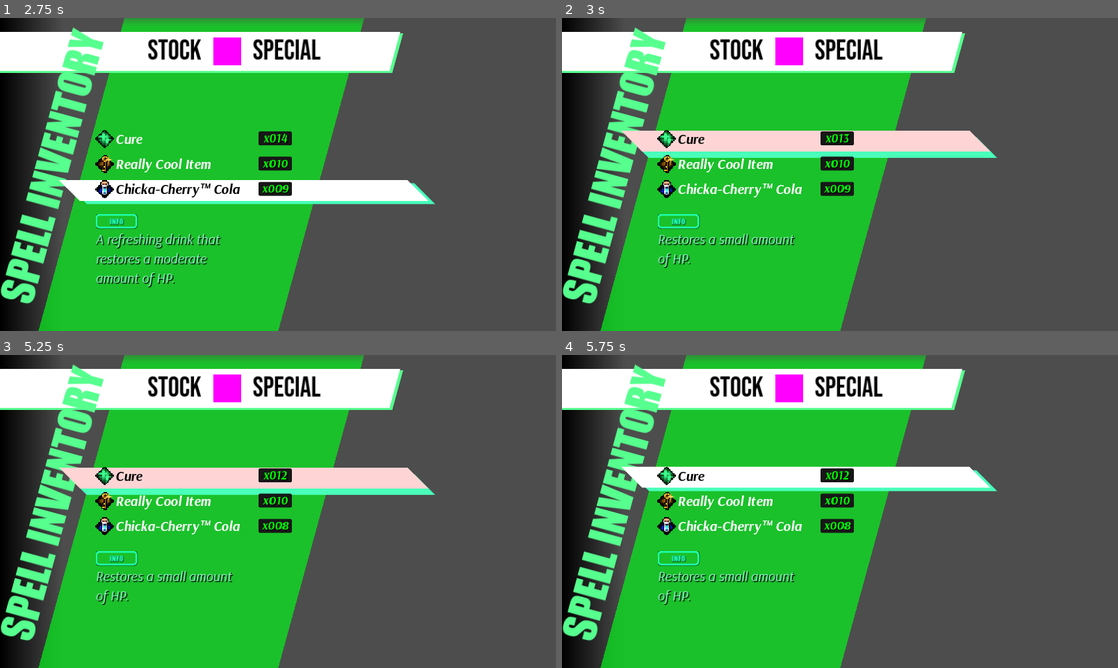
Above: before the commit, frames 1-4 (two rows, left to right).
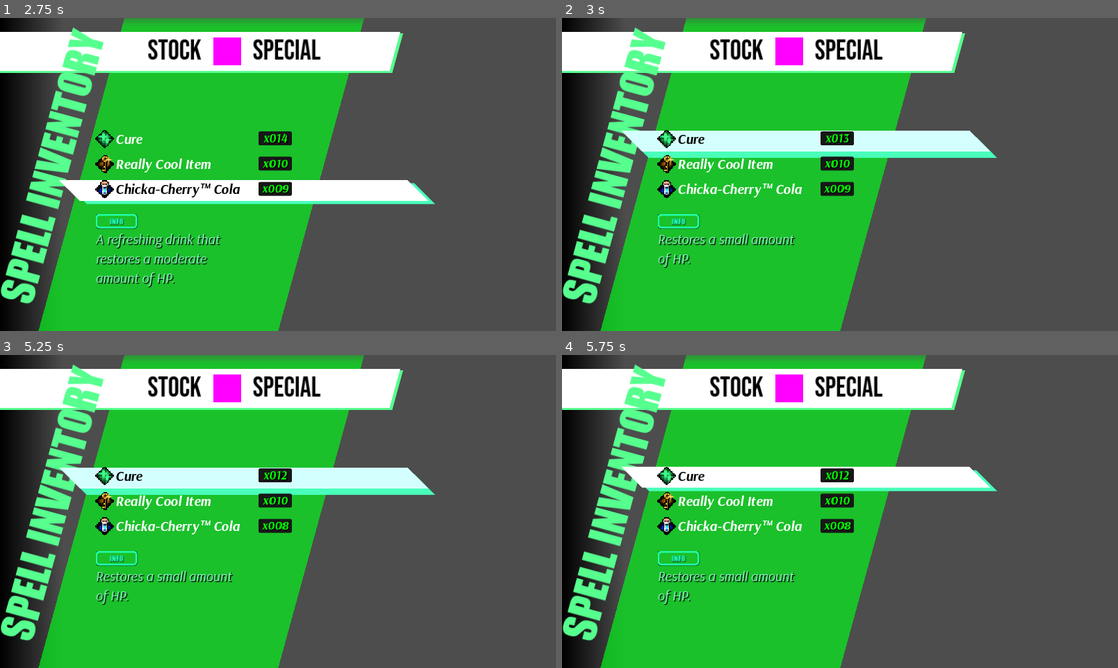
Above: after the commit, the same moments.

Repository: btarg/GodotRPG
Game: Godot game, scene res://Assets/ui.tscn
Same seed, same stepped clock (60 frames per second), same inputs: the game is played once before the commit and once after it.
Inputs:
- Up to frame 1 (2.75 s): click "Cure" at 0.5 s; click "Really Cool Item" at 1.25 s; click "Chicka-Cherry™️ Cola" at 2 s
- Up to frame 2 (3 s): click "Cure" at 2.75 s
- Up to frame 3 (5.25 s): click "Really Cool Item" at 3.5 s; click "Chicka-Cherry™️ Cola" at 4.25 s; click "Cure" at 5 s
- Up to frame 4 (5.75 s): no input

Frame 1 is identical in both runs. In frame 2, 3.7% of the frame differs, in the area x 10-77%, y 36-43%; in frame 3, 3.7%; in frame 4, less than 0.1%.

Commit message:
more spell item experiments

Diff:
--- a/Assets/InventoryMenuManager.gd
+++ b/Assets/InventoryMenuManager.gd
@@ -30,7 +30,6 @@
 @onready var click_sound := $click_sound as AudioStreamPlayer
 @onready var denied_sound := $denied_sound as AudioStreamPlayer
 @onready var inventory_use_sound := $inventory_use_sound as AudioStreamPlayer
-
 
 
 func _ready() -> void:
@@ -177,41 +176,40 @@
 
     var status := item.use()
 
-    var success := false
-    var sound := denied_sound
-
+    var use_success := false
+    var remove := true
     match status:
         BaseInventoryItem.UseStatus.CONSUMED_HP, BaseInventoryItem.UseStatus.CONSUMED_MP:
             print("Item consumed")
-            item_inventory.remove_item(item_id, 1)
-            inventory_use_sound.set_stream(item.get_use_sound())
-            inventory_use_sound.play()
-            success = true
+            use_success = true
         BaseInventoryItem.UseStatus.CANNOT_USE:
             print("Item cannot be used")
+            remove = false
         BaseInventoryItem.UseStatus.EQUIPPED:
             print("Item equipped")
-            sound = click_sound
-            success = true
+            use_success = true
+            remove = false
         BaseInventoryItem.UseStatus.SPELL_CRIT_FAIL:
             print("CRIT FAIL!")
-            item_inventory.remove_item(item_id, 1)
+            use_success = true
         BaseInventoryItem.UseStatus.SPELL_FAIL:
             print("FAIL!")
-            item_inventory.remove_item(item_id, 1)
+            use_success = true
         BaseInventoryItem.UseStatus.SPELL_SUCCESS:
             print("SUCCESS!")
-            sound = click_sound
-            item_inventory.remove_item(item_id, 1)
-            success = true
+            use_success = true
         BaseInventoryItem.UseStatus.SPELL_CRIT_SUCCESS:
             print("CRIT SUCCESS!")
-            sound = click_sound
-            item_inventory.remove_item(item_id, 1)
-            success = true
-
-    sound.play()
-    _flash_select_panel(success)
+            use_success = true
+
+    if remove == true:
+        item_inventory.remove_item(item_id, 1)
+    if use_success == true:
+        inventory_use_sound.set_stream(item.get_use_sound())
+        inventory_use_sound.play()
+    else:
+        denied_sound.play()
+    _flash_select_panel(use_success)
 
 func _flash_select_panel(success: bool = true) -> void:
     if success:
--- a/Scripts/Inventory/Item.gd
+++ b/Scripts/Inventory/Item.gd
@@ -37,23 +37,23 @@
     self.max_stack = _max_stack
 
 func get_icon_path() -> String:
-    var icon_path := "res://Assets/Icons/"
+    var icon_path := "res://Assets/Icons/item_"
     match item_type:
         ItemType.WEAPON:
-            icon_path += "item_weapon.png"
+            icon_path += "weapon"
         ItemType.ARMOR:
-            icon_path += "item_misc.png"
+            icon_path += "misc"
         ItemType.CONSUMABLE_HP:
-            icon_path += "item_consumable_hp.png"
+            icon_path += "consumable_hp"
         ItemType.CONSUMABLE_MP:
-            icon_path += "item_consumable_sp.png"
+            icon_path += "consumable_sp"
         ItemType.QUEST:
-            icon_path += "item_quest.png"
+            icon_path += "quest"
         ItemType.MISC:
-            icon_path += "item_misc.png"
+            icon_path += "misc"
         _:
-            icon_path += "item_misc.png"
-    return icon_path
+            icon_path += "misc"
+    return icon_path + ".png"
 
 func get_rich_name(icon_size: int = 64) -> String:
     var icon_path = get_icon_path()
--- a/Scripts/Inventory/SpellItem.gd
+++ b/Scripts/Inventory/SpellItem.gd
@@ -8,13 +8,14 @@
     WIND,
     LIGHT,
     DARK,
-    HEAL
+    HEAL,
+    MANA
 }
 
 enum CritBehaviour {
-    CRIT_ON_ANY_NAT,
-    CRIT_ON_ALL_NAT,
-    CRIT_ON_TWICE_DC
+    CRIT_ON_ANY_NAT, # Any of the dice rolled is max value
+    CRIT_ON_ALL_NAT, # All dice rolled are max value
+    CRIT_ON_TWICE_DC # Total roll is twice the difficulty class
 }
 
 @export var spell_affinity: SpellAfinity = SpellAfinity.FIRE
@@ -29,7 +30,6 @@
 @export var power_multiplier_crit_success: float = 2.0
 @export var power_multiplier_fail: float = 0.5
 @export var power_multiplier_crit_fail: float = 0.0
-
 
 func get_icon_path() -> String:
     var icon_path := "res://Assets/Icons/elements/"
@@ -56,24 +56,33 @@
     icon_path += "_element.png"
     return icon_path
 
+func get_use_sound(status: UseStatus = UseStatus.SPELL_SUCCESS) -> AudioStream:
+    if (spell_affinity == SpellAfinity.HEAL and
+    status == UseStatus.SPELL_SUCCESS or
+    status == UseStatus.SPELL_CRIT_SUCCESS
+    ):
+        return heal_sound
+    return null
+
+
 func use(bonus: int = 0) -> UseStatus:
     var calculated_power: int = spell_power
-    var total_roll: int = 0
+    var total_roll: int = bonus
     var crits: int = 0
     # roll all dice and add together
     for i in range(num_rolls):
         var die := randi() % die_sides + 1
         total_roll += die
         # add upp crits
+        var crit_string := ""
         if die == die_sides:
             crits += 1
-        var crit_string := " (CRIT!)" if die == die_sides else ""
+            crit_string = " (Nat %s!)" % str(die_sides)
+
         print("Roll no." + str(i + 1) + ": " + str(die) + crit_string)
     print("Total Rolls: " + str(total_roll) + " Bonus: " + str(bonus))
-    total_roll += bonus
 
     var status := UseStatus.CANNOT_USE
-
     if total_roll == 1:
         status = UseStatus.SPELL_CRIT_FAIL
         calculated_power = int(calculated_power * (power_multiplier_crit_fail))
@@ -98,7 +107,7 @@
     elif status == UseStatus.SPELL_FAIL:
         print(item_name + " Spell Failed!")
 
-
+    emit_signal("item_used", status)
     return status
 
 func _handle_healing(heal_power: float) -> void:
